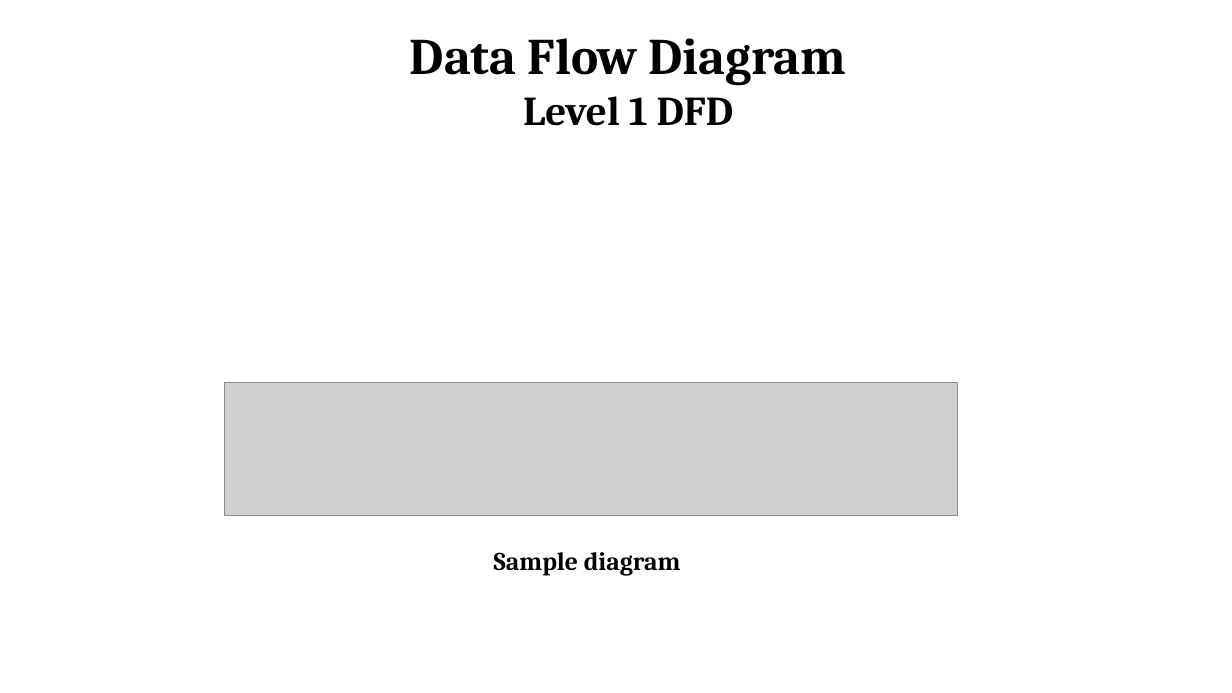
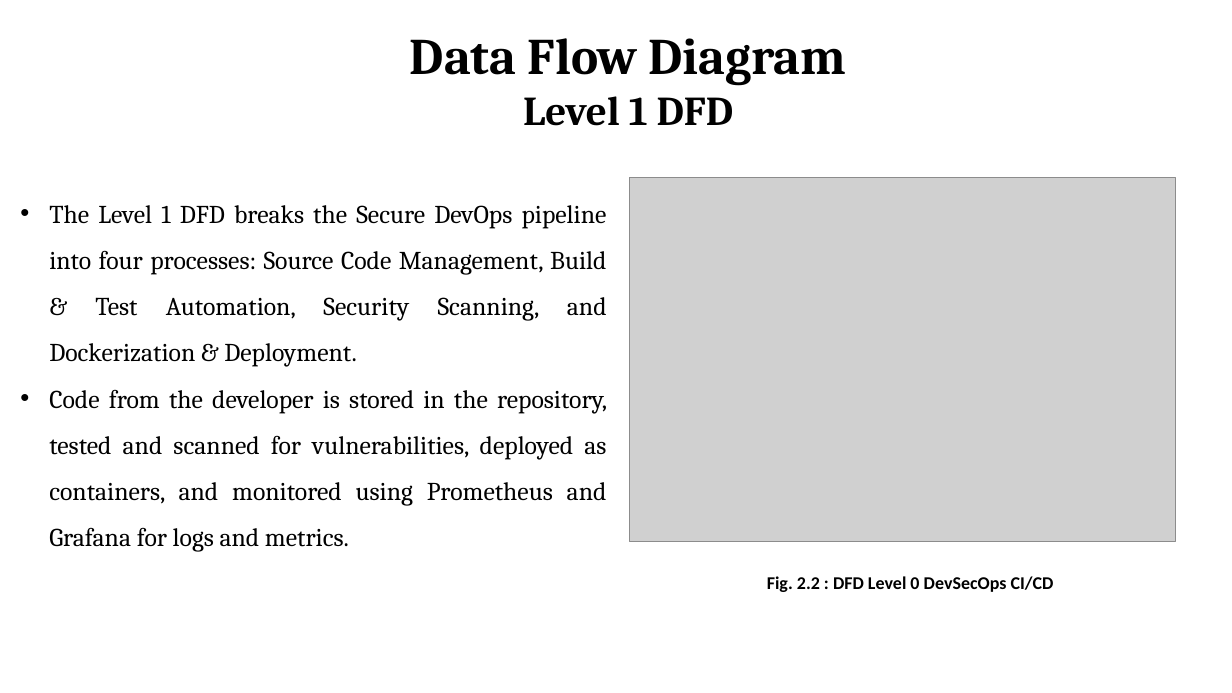
Before and after one commit to Shakthivelk24/DevSecOps-Documentation, a slide deck: slide 15 of Documentation/PPT/CSEP23605 Review 1.pptx (slide 13 before the commit). Drawn at 1232x693 pixels with LibreOffice and Linux fonts; fonts in the diff are those of the drawing; grey boxes stand for pictures; background and template pictures are left out. Boxes give left, top, right and bottom in pixels: in the first picture for what was removed or moved away, otherwise in the second. Text is boxed around its words. In the diff, an @@ line names an element or a change of style, - is before the commit and + after.

```diff
--- a/Documentation/PPT/CSEP23605 Review 1.pptx
+++ b/Documentation/PPT/CSEP23605 Review 1.pptx
@@ picture added at (x1=629, y1=177, x2=1176, y2=542) @@
@@ text added at (x1=49, y1=205, x2=607, y2=552), 20 pt, text #000000 @@
+• The Level 1 DFD breaks the Secure DevOps pipeline into four processes: Source Code Management, Build & Test Automation, Security Scanning, and Dockerization & Deployment.
+• Code from the developer is stored in the repository, tested and scanned for vulnerabilities, deployed as containers, and monitored using Prometheus and Grafana for logs and metrics.
@@ picture removed at (x1=225, y1=383, x2=958, y2=515) @@
@@ text removed at (x1=494, y1=552, x2=681, y2=575) @@
-Sample diagram
@@ text added at (x1=767, y1=576, x2=1054, y2=592), 14 pt, text #000000, bold @@
+Fig. 2.2 : DFD Level 0 DevSecOps CI/CD
```
Also in this commit, not shown: 9 other slides changed, 8 slides added, 3 slides removed.
